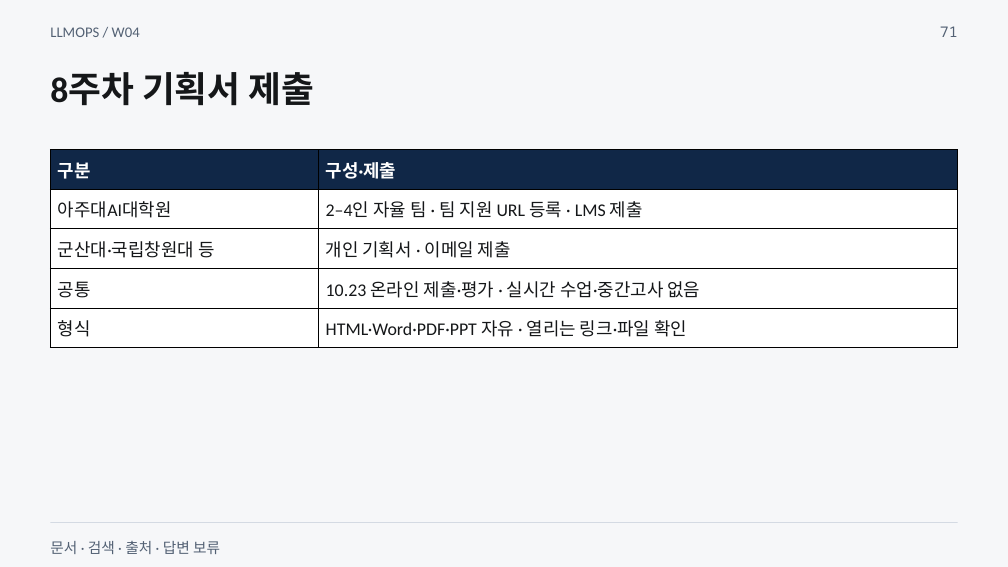
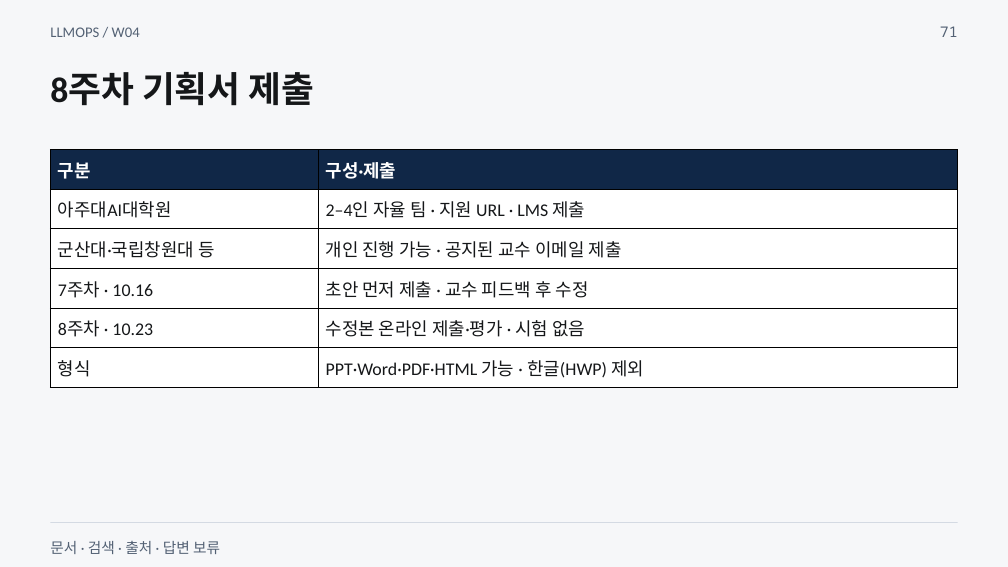
Before and after one commit to smilesjcha/llmops-16week, a slide deck: slide 71 of week04/lecture/04_week4_rag_evidence.pptx. Drawn at 1008x567 pixels with LibreOffice and Linux fonts; fonts in the diff are those of the drawing. Boxes give left, top, right and bottom in pixels: in the first picture for what was removed or moved away, otherwise in the second. Text is boxed around its words. In the diff, an @@ line names an element or a change of style, - is before the commit and + after.

```diff
--- a/week04/lecture/04_week4_rag_evidence.pptx
+++ b/week04/lecture/04_week4_rag_evidence.pptx
@@ table at [51, 150, 958, 387] @@
-row 2: 아주대AI대학원 | 2–4인 자율 팀 · 팀 지원 URL 등록 · LMS 제출
-row 3: 군산대·국립창원대 등 | 개인 기획서 · 이메일 제출
-row 4: 공통 | 10.23 온라인 제출·평가 · 실시간 수업·중간고사 없음
-row 5: 형식 | HTML·Word·PDF·PPT 자유 · 열리는 링크·파일 확인
+row 2: 아주대AI대학원 | 2–4인 자율 팀 · 지원 URL · LMS 제출
+row 3: 군산대·국립창원대 등 | 개인 진행 가능 · 공지된 교수 이메일 제출
+row 4: 7주차 · 10.16 | 초안 먼저 제출 · 교수 피드백 후 수정
+row 5: 8주차 · 10.23 | 수정본 온라인 제출·평가 · 시험 없음
+row 6: 형식 | PPT·Word·PDF·HTML 가능 · 한글(HWP) 제외
```
Also in this commit, not shown: 3 other slides changed, 46 other files.
